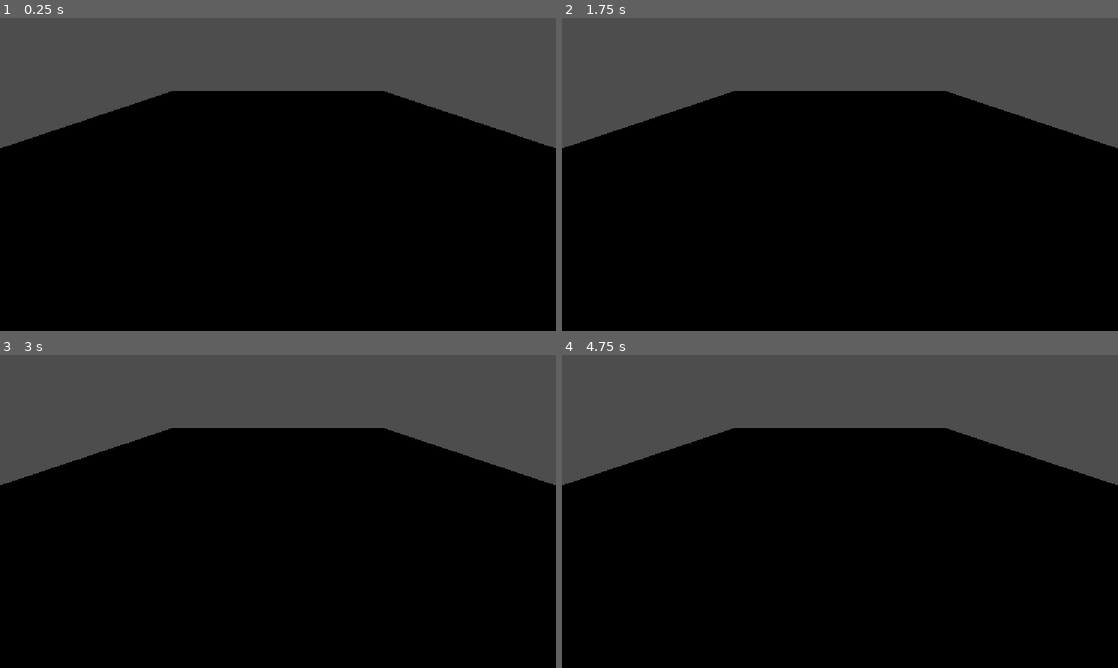
Above: before the commit, frames 1-4 (two rows, left to right).
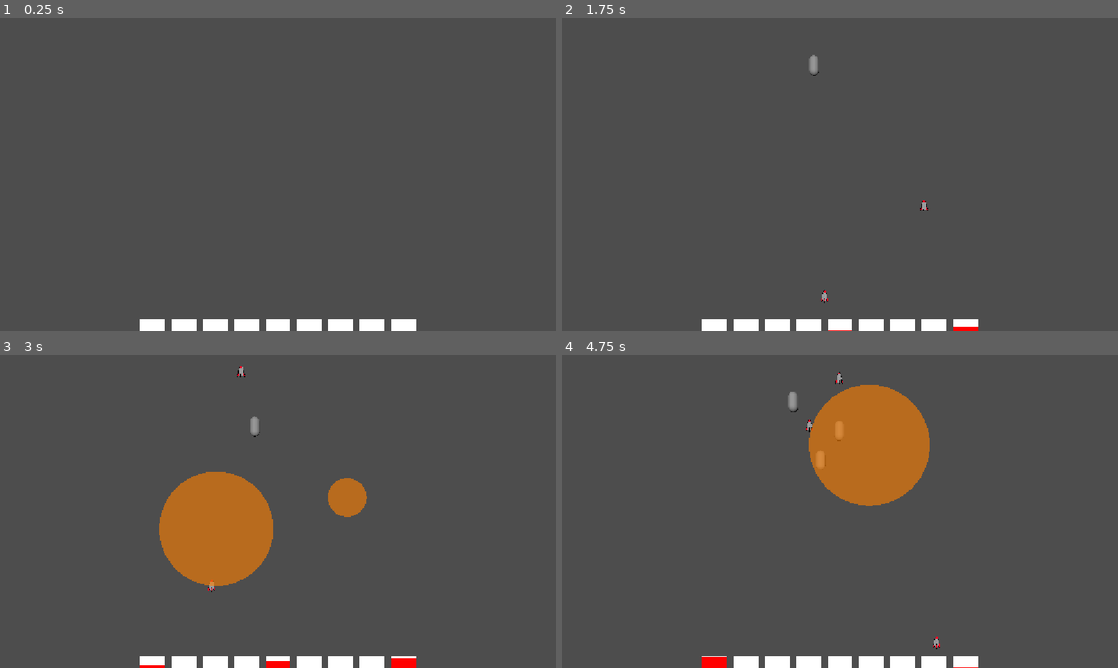
Above: after the commit, the same moments.

Repository: freefrol/missle-commander-mvp
Game: Godot game, scene res://ProjectMCMVP/Scene/GameManager.tscn
Same seed, same stepped clock (60 frames per second), same inputs: the game is played once before the commit and once after it.
Inputs (mouse positions are in pixels of both pictures, inside the frame that each line leads up to):
- Up to frame 1 (0.25 s): no input
- Up to frame 2 (1.75 s): tap Enter at 0.5 s; move the mouse to (962, 158) at 0.52 s; click (962, 158) at 0.67 s; tap Space at 1.25 s; move the mouse to (728, 190) at 1.27 s; click (728, 190) at 1.42 s
- Up to frame 3 (3 s): move the mouse to (333, 442) at 2.02 s; click (333, 442) at 2.17 s; move the mouse to (250, 574) at 2.77 s; click (250, 574) at 2.92 s
- Up to frame 4 (4.75 s): move the mouse to (1006, 558) at 3.52 s; click (1006, 558) at 3.67 s; move the mouse to (673, 464) at 4.27 s; click (673, 464) at 4.42 s

The runs differ from the first frame. In frame 1, 71% of the frame differs, in the area x 0-100%, y 23-100%; in frame 2, 71%; in frame 3, 71%; in frame 4, 73%, in the area x 0-100%, y 5-100%.
Error before the commit: Cannot call method 'instantiate' on a null value. (res://ProjectMCMVP/Script/ViewManager.gd:27)

Commit message:
Last Sync: 2026-10-11 21:46 (Mobile)

Diff:
--- a/ProjectMCMVP/Scene/GameManager.tscn
+++ b/ProjectMCMVP/Scene/GameManager.tscn
@@ -1,13 +1,13 @@
 [gd_scene format=3 uid="uid://bathqrmidgh6r"]
 
 [ext_resource type="Script" uid="uid://ccd43i8vnij6p" path="res://ProjectMCMVP/Script/GameManager.gd" id="1_meahf"]
-[ext_resource type="Script" uid="uid://cug42kh35tjd" path="res://ProjectMCMVP/Script/ViewManager.gd" id="2_j5wpf"]
-[ext_resource type="PackedScene" uid="uid://bnfd2cnflbssg" path="res://ProjectMCMVP/Scene/MissileView.tscn" id="3_olnhy"]
-[ext_resource type="PackedScene" uid="uid://841t44at0ya" path="res://ProjectMCMVP/Scene/SilosView.tscn" id="4_mqwes"]
-[ext_resource type="PackedScene" uid="uid://ctyq8t3xflhc" path="res://ProjectMCMVP/Scene/PlayerMissileView.tscn" id="5_1444q"]
-[ext_resource type="PackedScene" uid="uid://de8ifwgb1f32m" path="res://ProjectMCMVP/Scene/ExplosionView.tscn" id="6_mqwes"]
-[ext_resource type="Script" uid="uid://0g31b14hmha0" path="res://ProjectMCMVP/Script/ShootController.gd" id="6_olnhy"]
-[ext_resource type="PackedScene" uid="uid://b8o7pdqo2pkqs" path="res://ProjectMCMVP/Scene/CityView.tscn" id="7_1444q"]
+[ext_resource type="Script" uid="uid://cug42kh35tjd" path="res://ProjectMCMVP/Script/Controller/ViewManager.gd" id="2_j5wpf"]
+[ext_resource type="PackedScene" uid="uid://bxomu1ry7mcwt" path="res://ProjectMCMVP/Scene/View2d/EnemyMissileview2d.tscn" id="3_1444q"]
+[ext_resource type="PackedScene" uid="uid://dkuyyr48yghmt" path="res://ProjectMCMVP/Scene/View2d/SiloView2d.tscn" id="4_5uf2e"]
+[ext_resource type="PackedScene" uid="uid://bcgdxt32n2dem" path="res://ProjectMCMVP/Scene/View2d/PlayerMissileView2d.tscn" id="5_3ctgo"]
+[ext_resource type="PackedScene" uid="uid://yih2sjomfok1" path="res://ProjectMCMVP/Scene/View2d/ExplosionView2d.tscn" id="6_5uf2e"]
+[ext_resource type="Script" uid="uid://0g31b14hmha0" path="res://ProjectMCMVP/Script/Controller/ShootController.gd" id="6_olnhy"]
+[ext_resource type="PackedScene" uid="uid://br2y2retsdvyg" path="res://ProjectMCMVP/Scene/View2d/CityView2d.tscn" id="6_wpru5"]
 [ext_resource type="PackedScene" uid="uid://byf4clro1nw8u" path="res://ProjectMCMVP/Scene/View3d/EnemyMissileView3d.tscn" id="8_5uf2e"]
 
 [sub_resource type="PlaneMesh" id="PlaneMesh_1444q"]
@@ -21,11 +21,11 @@
 
 [node name="ViewManager" type="Node" parent="." unique_id=1455506871]
 script = ExtResource("2_j5wpf")
-missileViewScene = ExtResource("3_olnhy")
-siloViewScene = ExtResource("4_mqwes")
-playerMissileViewScene = ExtResource("5_1444q")
-explosionView = ExtResource("6_mqwes")
-cityViewScene = ExtResource("7_1444q")
+missileViewScene = ExtResource("3_1444q")
+siloViewScene = ExtResource("4_5uf2e")
+playerMissileViewScene = ExtResource("5_3ctgo")
+explosionView = ExtResource("6_5uf2e")
+cityViewScene = ExtResource("6_wpru5")
 enemyMissileView3D = ExtResource("8_5uf2e")
 
 [node name="ShootController" type="Node2D" parent="." unique_id=1862675667]
@@ -55,10 +55,13 @@
 [node name="Node3D" type="Node3D" parent="." unique_id=2015916303]
 
 [node name="Camera3D" type="Camera3D" parent="Node3D" unique_id=2025379260]
-transform = Transform3D(1, 0, 0, 0, 0.86443603, 0.5027428, 0, -0.5027428, 0.86443603, 0, 0.28810206, 1.0680768)
+transform = Transform3D(1, 0, 0, 0, 1, 0, 0, 0, 1, 0, 0.28810206, 1.0680768)
 
 [node name="DirectionalLight3D" type="DirectionalLight3D" parent="Node3D" unique_id=602679101]
+top_level = true
+shadow_enabled = true
 
 [node name="MeshInstance3D" type="MeshInstance3D" parent="Node3D" unique_id=1983710761]
 top_level = true
+visible = false
 mesh = SubResource("PlaneMesh_1444q")
--- /dev/null
+++ b/ProjectMCMVP/Scene/View2d/CityView2d.tscn
@@ -0,0 +1,11 @@
+[gd_scene format=3 uid="uid://br2y2retsdvyg"]
+
+[ext_resource type="Script" uid="uid://d2a764xyolw36" path="res://ProjectMCMVP/Script/View/View2d/CityView.gd" id="1_1k4gq"]
+[ext_resource type="Texture2D" uid="uid://ct3xywaestypp" path="res://ProjectMCMVP/Sprite/Square (20260826112844).png" id="2_6hski"]
+
+[node name="CityView2d" type="Node2D" unique_id=1265582556]
+script = ExtResource("1_1k4gq")
+
+[node name="Sprite2D" type="Sprite2D" parent="." unique_id=1195499702]
+scale = Vector2(0.02, 0.02)
+texture = ExtResource("2_6hski")
--- /dev/null
+++ b/ProjectMCMVP/Scene/View2d/EnemyMissileview2d.tscn
@@ -0,0 +1,11 @@
+[gd_scene format=3 uid="uid://bxomu1ry7mcwt"]
+
+[ext_resource type="Script" uid="uid://dcvbku8hq74f1" path="res://ProjectMCMVP/Script/View/View2d/MissileView.gd" id="1_us2x5"]
+[ext_resource type="Texture2D" uid="uid://cobotjqo7hc0v" path="res://ProjectMCMVP/Sprite/Rocket.png" id="2_0tx64"]
+
+[node name="EnemyMissileView2d" type="Node2D" unique_id=616973408]
+script = ExtResource("1_us2x5")
+
+[node name="Sprite2D" type="Sprite2D" parent="." unique_id=1402289768]
+scale = Vector2(0.02, 0.02)
+texture = ExtResource("2_0tx64")
--- /dev/null
+++ b/ProjectMCMVP/Scene/View2d/ExplosionView2d.tscn
@@ -0,0 +1,6 @@
+[gd_scene format=3 uid="uid://yih2sjomfok1"]
+
+[ext_resource type="Script" uid="uid://ck3lcwjvutka8" path="res://ProjectMCMVP/Script/View/View2d/ExplosionView.gd" id="1_w251b"]
+
+[node name="ExplosionView2d" type="Node2D" unique_id=196808206]
+script = ExtResource("1_w251b")
--- /dev/null
+++ b/ProjectMCMVP/Scene/View2d/PlayerMissileView2d.tscn
@@ -0,0 +1,11 @@
+[gd_scene format=3 uid="uid://bcgdxt32n2dem"]
+
+[ext_resource type="Script" uid="uid://c0osajuok61se" path="res://ProjectMCMVP/Script/View/View2d/PlayerMissileView.gd" id="1_v7pi5"]
+[ext_resource type="Texture2D" uid="uid://cobotjqo7hc0v" path="res://ProjectMCMVP/Sprite/Rocket.png" id="2_o2fmj"]
+
+[node name="PlayerMissileView2d" type="Node2D" unique_id=1655424500]
+scale = Vector2(0.02, 0.02)
+script = ExtResource("1_v7pi5")
+
+[node name="Sprite2D" type="Sprite2D" parent="." unique_id=946141340]
+texture = ExtResource("2_o2fmj")
--- /dev/null
+++ b/ProjectMCMVP/Scene/View2d/SiloView2d.tscn
@@ -0,0 +1,18 @@
+[gd_scene format=3 uid="uid://dkuyyr48yghmt"]
+
+[ext_resource type="Script" uid="uid://0yxlfoq3hgll" path="res://ProjectMCMVP/Script/View/View2d/SiloView.gd" id="1_bel5a"]
+[ext_resource type="Texture2D" uid="uid://ct3xywaestypp" path="res://ProjectMCMVP/Sprite/Square (20260826112844).png" id="2_qs01i"]
+
+[node name="SiloView2d" type="Node2D" unique_id=1240715524 node_paths=PackedStringArray("sprite", "fillSprite")]
+script = ExtResource("1_bel5a")
+sprite = NodePath("Sprite2D")
+fillSprite = NodePath("Sprite2D2")
+
+[node name="Sprite2D" type="Sprite2D" parent="." unique_id=1292228493]
+scale = Vector2(0.02, 0.02)
+texture = ExtResource("2_qs01i")
+
+[node name="Sprite2D2" type="Sprite2D" parent="." unique_id=416701619]
+modulate = Color(1, 0, 0, 1)
+scale = Vector2(0.02, 0.02)
+texture = ExtResource("2_qs01i")
--- a/ProjectMCMVP/Script/ViewManager.gd
+++ b/ProjectMCMVP/Script/Controller/ViewManager.gd
@@ -34,7 +34,7 @@
 	view.missileData = missile
 	add_child(view)
 	views[missile] = view
-
+	"restartButton"
 	var view3d : EnemyMissileView3D = enemyMissileView3D.instantiate()
 	view3d.missileData = missile
 	add_child(view3d)
@@ -58,6 +58,11 @@
 		view.queue_free()
 		views.erase(entity)
 
+	var view3d = views3d.get(entity)
+	if view3d:
+		view3d.queue_free()
+		views3d.erase(entity)
+
 func onExplosionAdded(explosion:ExplosionData):
 	var view: ExplosionView = explosionView.instantiate()
 	view.explosionData = explosion
--- a/ProjectMCMVP/Script/View/View3D/EnemyMissileView3D.gd
+++ b/ProjectMCMVP/Script/View/View3D/EnemyMissileView3D.gd
@@ -9,6 +9,6 @@
 	if missileData == null: return
 	position = Vector3(
 		(missileData.position.x - 0.5) * worldSize,
-		2.0,
-		(missileData.position.y - 0.5) * worldSize
+		-(missileData.position.y - 0.5) * worldSize,
+		-20.0
 	)
--- a/project.godot
+++ b/project.godot
@@ -17,6 +17,7 @@
 
 [display]
 
+window/size/mode=3
 window/stretch/mode="canvas_items"
 window/stretch/aspect="expand"
 
Renamed: ProjectMCMVP/Script/CityController.gd -> ProjectMCMVP/Script/Controller/CityController.gd
Renamed: ProjectMCMVP/Script/CityController.gd.uid -> ProjectMCMVP/Script/Controller/CityController.gd.uid
Renamed: ProjectMCMVP/Script/EnemySpawner.gd -> ProjectMCMVP/Script/Controller/EnemySpawner.gd
Renamed: ProjectMCMVP/Script/EnemySpawner.gd.uid -> ProjectMCMVP/Script/Controller/EnemySpawner.gd.uid
Renamed: ProjectMCMVP/Script/ExplosionController.gd -> ProjectMCMVP/Script/Controller/ExplosionController.gd
Renamed: ProjectMCMVP/Script/ExplosionController.gd.uid -> ProjectMCMVP/Script/Controller/ExplosionController.gd.uid
Renamed: ProjectMCMVP/Script/ShootController.gd -> ProjectMCMVP/Script/Controller/ShootController.gd
Renamed: ProjectMCMVP/Script/ShootController.gd.uid -> ProjectMCMVP/Script/Controller/ShootController.gd.uid
Renamed: ProjectMCMVP/Script/SiloController.gd -> ProjectMCMVP/Script/Controller/SiloController.gd
Renamed: ProjectMCMVP/Script/SiloController.gd.uid -> ProjectMCMVP/Script/Controller/SiloController.gd.uid
Renamed: ProjectMCMVP/Script/ViewManager.gd.uid -> ProjectMCMVP/Script/Controller/ViewManager.gd.uid
Renamed: ProjectMCMVP/Script/CityData.gd -> ProjectMCMVP/Script/Model/CityData.gd
(and 23 more such lines)
